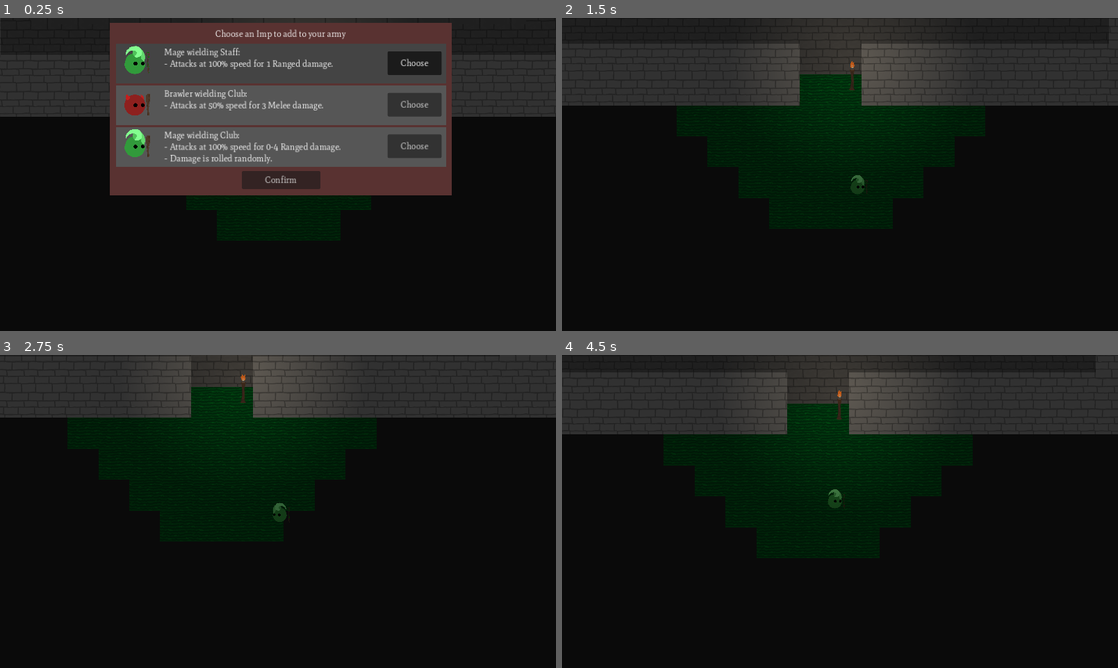
Above: before the commit, frames 1-4 (two rows, left to right).
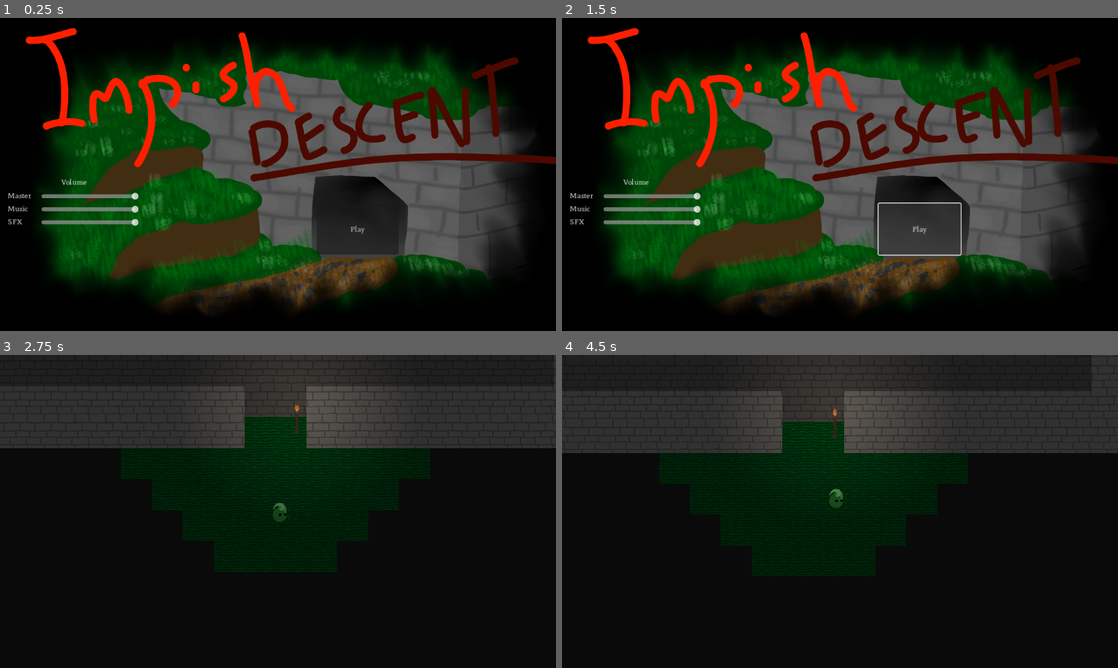
Above: after the commit, the same moments.

Repository: HoneyPony/impish-descent-future
Game: Godot game, scene res://MainMenu.tscn
Two runs of this game, one before a commit and one after it. Both use one fixed random seed, a clock stepped at 60 frames per second and the inputs below. Before the commit the project starts from res://levels/level1.tscn.
Inputs (mouse positions are in pixels of both pictures, inside the frame that each line leads up to):
- Up to frame 1 (0.25 s): no input
- Up to frame 2 (1.5 s): click (845, 180) at 0.5 s, where only the run before the commit has a clickable "Confirm"; click (917, 227) at 1.25 s, where only the run after the commit has a clickable "Play"
- Up to frame 3 (2.75 s): click (283, 517) at 2 s, where only the run after the commit has a clickable "Confirm"
- Up to frame 4 (4.5 s): move the mouse to (962, 495) at 2.77 s; hold D (player_right) 2.78-3.53 s; move the mouse to (728, 527) at 3.52 s; move the mouse to (895, 442) at 4.27 s; hold D (player_right) from 4.28 s (still down)

The runs differ from the first frame. In frame 1, 68% of the frame differs, in the area x 0-100%, y 0-94%; in frame 2, 73%; in frame 3, 14%; in frame 4, 7.8%.

Commit message:
Game vol adjust

Diff:
--- a/project.godot
+++ b/project.godot
@@ -11,7 +11,7 @@
 [application]
 
 config/name="LD56"
-run/main_scene="res://levels/level1.tscn"
+run/main_scene="res://MainMenu.tscn"
 config/features=PackedStringArray("4.3")
 config/icon="res://icon.png"
 
--- a/sounds.gd
+++ b/sounds.gd
@@ -3,9 +3,11 @@
 var menu_vol_actual = 0.0
 var game_vol_actual = 0.0
 
+var game_vol_adjust = -9
+
 func _ready():
 	$MenuMusic.volume_db = linear_to_db(0)
-	$GameMusic.volume_db = linear_to_db(0)
+	$GameMusic.volume_db = linear_to_db(0) + game_vol_adjust
 	$MenuMusic.play()
 	$GameMusic.play()
 
@@ -19,4 +21,4 @@
 	game_vol_actual += (game_vol - game_vol_actual) * 0.01
 
 	$MenuMusic.volume_db = linear_to_db(menu_vol_actual)
-	$GameMusic.volume_db = linear_to_db(game_vol_actual)
+	$GameMusic.volume_db = linear_to_db(game_vol_actual) + game_vol_adjust
Not shown, changed: export_presets.cfg
